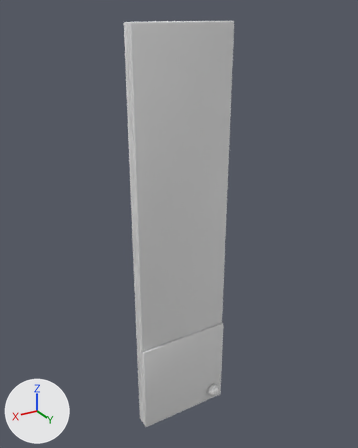
Before and after pictures for a commit that changed the FBX model Assets/Models/UIModels/colorMatchOBJ.fbx.
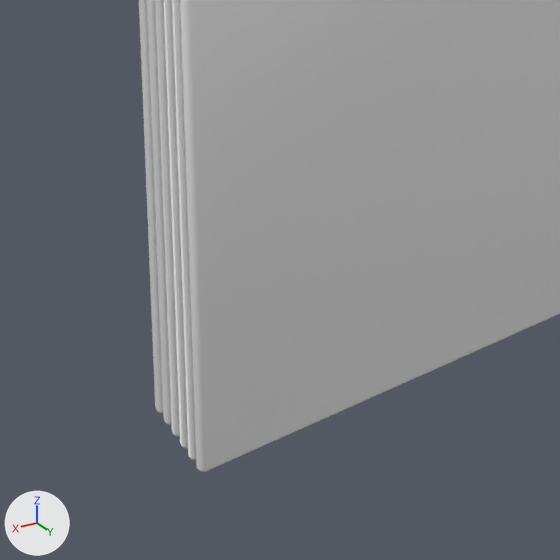
The first picture shows the older version from a camera (50 mm lens) standing at (2.8, 3.72, 4.18) and looking at (0.5, -0.13, 2.26). The close-ups show both versions on the part from 33% to 54% of the width and 81% to 98% of the height of that picture; other places that the commit changed are outside them. Lighting does not change. The marker at lower left points along +X, +Y and +Z. Where no turn or scale is listed for an object, it has been applied to the vertices.

In view in the first close-up: 'ClorPreview', 'ClorPreview.001', 'ClorPreview.002', 'ClorPreview.003', 'ClorPreview.004', 'ClorPreview.005'.
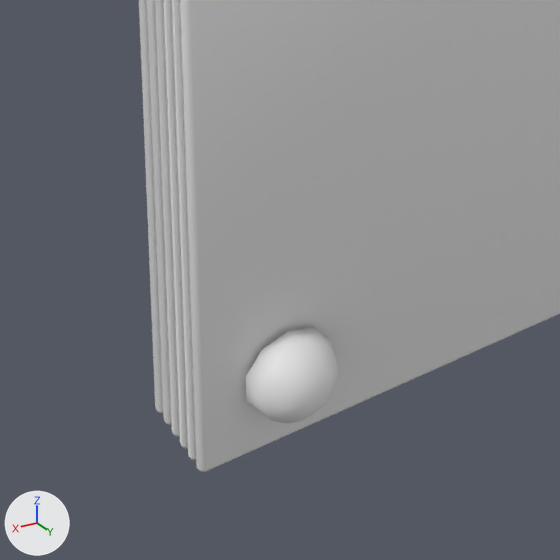
Where the newer file only moved an object's origin or applied its transform, the numbers keep the older frame.

Changed parts and their boxes [x1, y1, x2, y2] in the close-ups (560 x 560 px):
'Icosphere', moved (not visible before)
    after: [246, 328, 339, 423]

The change, as a list of edits to the scene's bpy script:
```text
Change ob_icosphere:
    ob_icosphere.location: (0.134, 0.019, 0.14) -> (0.854, 0.019, 0.14)
```
